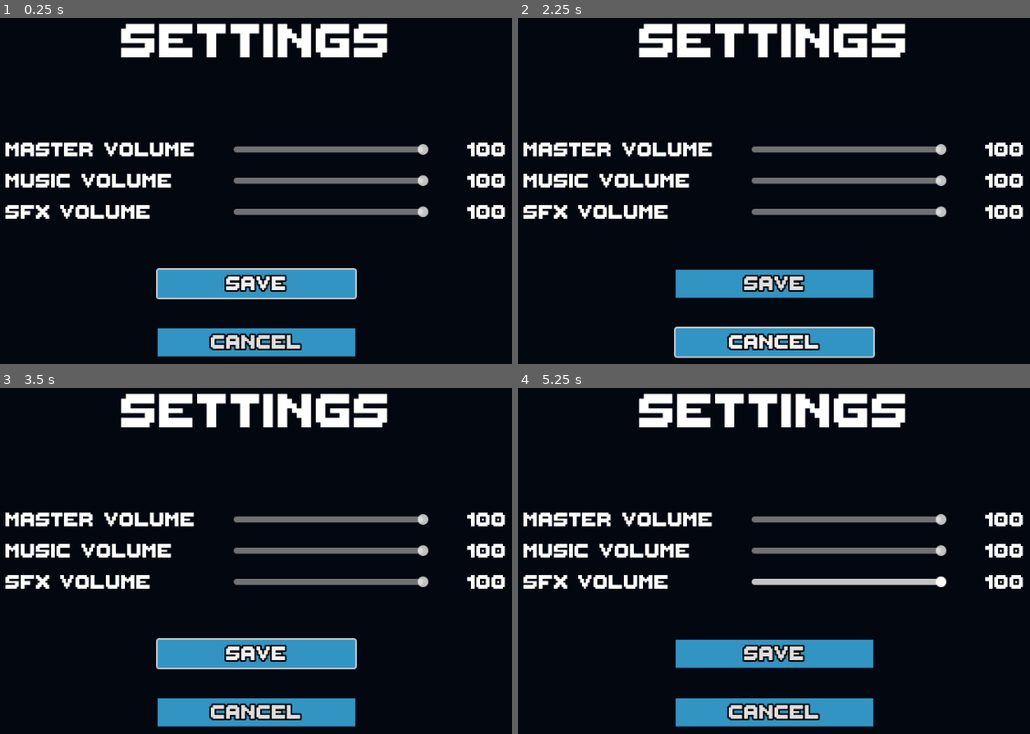
Above: before the commit, frames 1-4 (two rows, left to right).
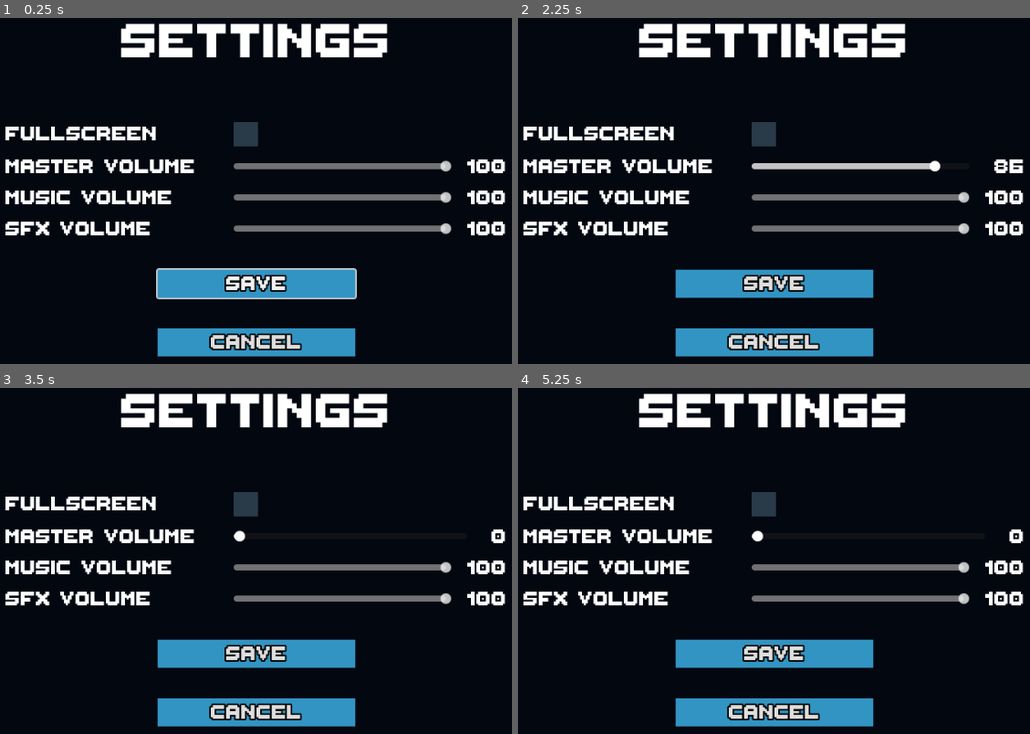
Above: after the commit, the same moments.

Repository: Una1n/Arkanoid
Game: Godot game, scene res://scenes/ui/settings_menu.tscn
Same seed, same stepped clock (60 frames per second), same inputs: the game is played once before the commit and once after it. This scene is started directly instead of the project's main scene.
Inputs (mouse positions are in pixels of both pictures, inside the frame that each line leads up to):
- Up to frame 1 (0.25 s): no input
- Up to frame 2 (2.25 s): click "save" at 0.5 s; click "cancel" at 1.25 s; move the mouse to (932, 159) at 2.02 s; press the mouse at (932, 159) at 2.03 s; hold L (debug_ball_right) from 2.03 s (still down)
- Up to frame 3 (3.5 s): move the mouse to (112, 571) at 2.77 s; release L (debug_ball_right) at 2.78 s; release the mouse at (112, 571) at 2.78 s; hold A (move_left) from 2.78 s (still down); click (112, 571) at 2.85 s
- Up to frame 4 (5.25 s): move the mouse to (845, 460) at 3.52 s; release A (move_left) at 3.53 s; press the mouse at (845, 460) at 3.53 s; hold L (debug_ball_right) 3.53-5.03 s; move the mouse to (738, 633) at 4.27 s; release the mouse at (738, 633) at 4.28 s; click (738, 633) at 4.35 s; move the mouse to (994, 612) at 5.02 s; press the mouse at (994, 612) at 5.03 s; hold A (move_left) from 5.03 s (still down)

The runs differ from the first frame. In frame 1, 13% of the frame differs, in the area x 1-99%, y 30-64%; in frame 2, 13%, in the area x 1-99%, y 30-99%; in frame 3, 12%; in frame 4, 12%.

Commit message:
Added Fullscreen setting to settings menu

Diff:
--- a/scenes/ui/settings_menu.tscn
+++ b/scenes/ui/settings_menu.tscn
@@ -1,8 +1,34 @@
-[gd_scene load_steps=2 format=3 uid="uid://bam0n3u40gc5d"]
+[gd_scene load_steps=9 format=3 uid="uid://bam0n3u40gc5d"]
 
 [ext_resource type="Script" path="res://scripts/settings_menu.gd" id="1_5qdnk"]
-
-[node name="SettingsMenu" type="Control" node_paths=PackedStringArray("background", "master_volume_label", "music_volume_label", "sfx_volume_label", "master_slider", "music_slider", "sfx_slider")]
+[ext_resource type="Texture2D" uid="uid://dsyj3w4s364th" path="res://assets/BreakOut Assets x2.png" id="2_v5fjf"]
+
+[sub_resource type="AtlasTexture" id="AtlasTexture_pnwh0"]
+atlas = ExtResource("2_v5fjf")
+region = Rect2(320, 224, 32, 32)
+
+[sub_resource type="AtlasTexture" id="AtlasTexture_mq2cq"]
+atlas = ExtResource("2_v5fjf")
+region = Rect2(736, 192, 32, 32)
+
+[sub_resource type="StyleBoxEmpty" id="StyleBoxEmpty_7f81y"]
+
+[sub_resource type="StyleBoxEmpty" id="StyleBoxEmpty_by8n3"]
+
+[sub_resource type="StyleBoxEmpty" id="StyleBoxEmpty_ej0ke"]
+
+[sub_resource type="StyleBoxFlat" id="StyleBoxFlat_j63qn"]
+bg_color = Color(0.266667, 0.631373, 0.890196, 1)
+draw_center = false
+border_width_left = 4
+border_width_top = 4
+border_width_right = 4
+border_width_bottom = 4
+expand_margin_left = 4.0
+expand_margin_right = 4.0
+anti_aliasing = false
+
+[node name="SettingsMenu" type="Control" node_paths=PackedStringArray("background", "master_volume_label", "music_volume_label", "sfx_volume_label", "master_slider", "music_slider", "sfx_slider", "fullscreen_label", "fullscreen_checkbox")]
 layout_mode = 3
 anchors_preset = 15
 anchor_right = 1.0
@@ -11,12 +37,14 @@
 grow_vertical = 2
 script = ExtResource("1_5qdnk")
 background = NodePath("Background")
-master_volume_label = NodePath("MarginContainer/GridContainer/MasterVolumeLabel")
-music_volume_label = NodePath("MarginContainer/GridContainer/MusicVolumeLabel")
-sfx_volume_label = NodePath("MarginContainer/GridContainer/SFXVolumeLabel")
-master_slider = NodePath("MarginContainer/GridContainer/MasterSlider")
-music_slider = NodePath("MarginContainer/GridContainer/MusicSlider")
-sfx_slider = NodePath("MarginContainer/GridContainer/SFXSlider")
+master_volume_label = NodePath("MarginContainer/GridContainer/MasterContainer/MasterVolumeLabel")
+music_volume_label = NodePath("MarginContainer/GridContainer/MusicContainer/MusicVolumeLabel")
+sfx_volume_label = NodePath("MarginContainer/GridContainer/SFXContainer/SFXVolumeLabel")
+master_slider = NodePath("MarginContainer/GridContainer/MasterContainer/MasterSlider")
+music_slider = NodePath("MarginContainer/GridContainer/MusicContainer/MusicSlider")
+sfx_slider = NodePath("MarginContainer/GridContainer/SFXContainer/SFXSlider")
+fullscreen_label = NodePath("MarginContainer/GridContainer/FullscreenLabel")
+fullscreen_checkbox = NodePath("MarginContainer/GridContainer/FullscreenCheckbox")
 
 [node name="Background" type="ColorRect" parent="."]
 modulate = Color(1, 1, 1, 0)
@@ -54,27 +82,54 @@
 layout_mode = 2
 size_flags_vertical = 4
 theme_override_constants/h_separation = 50
-columns = 3
-
-[node name="MasterLabel" type="Label" parent="MarginContainer/GridContainer"]
-layout_mode = 2
-text = "Master volume"
-
-[node name="MasterSlider" type="HSlider" parent="MarginContainer/GridContainer"]
-layout_mode = 2
-size_flags_horizontal = 3
-size_flags_vertical = 4
+columns = 2
+
+[node name="FullscreenLabel" type="Label" parent="MarginContainer/GridContainer"]
+layout_mode = 2
+text = "fullscreen"
+
+[node name="FullscreenCheckbox" type="CheckBox" parent="MarginContainer/GridContainer"]
+layout_mode = 2
+size_flags_horizontal = 0
 focus_neighbor_left = NodePath("../../MarginContainer/VBoxContainer/CancelButton")
 focus_neighbor_top = NodePath("../../MarginContainer/VBoxContainer/CancelButton")
-focus_neighbor_right = NodePath("../MusicSlider")
-focus_neighbor_bottom = NodePath("../MusicSlider")
-focus_next = NodePath("../MusicSlider")
+focus_neighbor_right = NodePath("../MasterContainer/MasterSlider")
+focus_neighbor_bottom = NodePath("../MasterContainer/MasterSlider")
+focus_next = NodePath("../MasterContainer/MasterSlider")
 focus_previous = NodePath("../../MarginContainer/VBoxContainer/CancelButton")
+theme_override_icons/checked = SubResource("AtlasTexture_pnwh0")
+theme_override_icons/unchecked = SubResource("AtlasTexture_mq2cq")
+theme_override_styles/normal = SubResource("StyleBoxEmpty_7f81y")
+theme_override_styles/pressed = SubResource("StyleBoxEmpty_by8n3")
+theme_override_styles/hover_pressed = SubResource("StyleBoxEmpty_ej0ke")
+theme_override_styles/focus = SubResource("StyleBoxFlat_j63qn")
+flat = true
+
+[node name="MasterLabel" type="Label" parent="MarginContainer/GridContainer"]
+layout_mode = 2
+text = "Master volume"
+
+[node name="MasterContainer" type="HBoxContainer" parent="MarginContainer/GridContainer"]
+layout_mode = 2
+size_flags_horizontal = 3
+theme_override_constants/separation = 20
+
+[node name="MasterSlider" type="HSlider" parent="MarginContainer/GridContainer/MasterContainer"]
+layout_mode = 2
+size_flags_horizontal = 3
+size_flags_vertical = 4
+focus_neighbor_left = NodePath("../../FullscreenCheckbox")
+focus_neighbor_top = NodePath("../../FullscreenCheckbox")
+focus_neighbor_right = NodePath("../../MusicContainer/MusicSlider")
+focus_neighbor_bottom = NodePath("../../MusicContainer/MusicSlider")
+focus_next = NodePath("../../MusicContainer/MusicSlider")
+focus_previous = NodePath("../../../MarginContainer/VBoxContainer/CancelButton")
 value = 100.0
 rounded = true
 
-[node name="MasterVolumeLabel" type="Label" parent="MarginContainer/GridContainer"]
-layout_mode = 2
+[node name="MasterVolumeLabel" type="Label" parent="MarginContainer/GridContainer/MasterContainer"]
+layout_mode = 2
+size_flags_horizontal = 8
 text = "100"
 horizontal_alignment = 2
 
@@ -82,21 +137,26 @@
 layout_mode = 2
 text = "Music volume"
 
-[node name="MusicSlider" type="HSlider" parent="MarginContainer/GridContainer"]
-layout_mode = 2
-size_flags_horizontal = 3
-size_flags_vertical = 4
-focus_neighbor_left = NodePath("../MasterSlider")
-focus_neighbor_top = NodePath("../MasterSlider")
-focus_neighbor_right = NodePath("../SFXSlider")
-focus_neighbor_bottom = NodePath("../SFXSlider")
-focus_next = NodePath("../SFXSlider")
-focus_previous = NodePath("../MasterSlider")
+[node name="MusicContainer" type="HBoxContainer" parent="MarginContainer/GridContainer"]
+layout_mode = 2
+theme_override_constants/separation = 20
+
+[node name="MusicSlider" type="HSlider" parent="MarginContainer/GridContainer/MusicContainer"]
+layout_mode = 2
+size_flags_horizontal = 3
+size_flags_vertical = 4
+focus_neighbor_left = NodePath("../../MasterContainer/MasterSlider")
+focus_neighbor_top = NodePath("../../MasterContainer/MasterSlider")
+focus_neighbor_right = NodePath("../../SFXContainer/SFXSlider")
+focus_neighbor_bottom = NodePath("../../SFXContainer/SFXSlider")
+focus_next = NodePath("../../SFXContainer/SFXSlider")
+focus_previous = NodePath("../../MasterContainer/MasterSlider")
 value = 80.0
 rounded = true
 
-[node name="MusicVolumeLabel" type="Label" parent="MarginContainer/GridContainer"]
-layout_mode = 2
+[node name="MusicVolumeLabel" type="Label" parent="MarginContainer/GridContainer/MusicContainer"]
+layout_mode = 2
+size_flags_horizontal = 8
 text = " 80"
 horizontal_alignment = 2
 
@@ -104,21 +164,26 @@
 layout_mode = 2
 text = "SFX volume"
 
-[node name="SFXSlider" type="HSlider" parent="MarginContainer/GridContainer"]
-layout_mode = 2
-size_flags_horizontal = 3
-size_flags_vertical = 4
-focus_neighbor_left = NodePath("../MusicSlider")
-focus_neighbor_top = NodePath("../MusicSlider")
-focus_neighbor_right = NodePath("../../MarginContainer/VBoxContainer/SaveButton")
-focus_neighbor_bottom = NodePath("../../MarginContainer/VBoxContainer/SaveButton")
-focus_next = NodePath("../../MarginContainer/VBoxContainer/SaveButton")
-focus_previous = NodePath("../MusicSlider")
+[node name="SFXContainer" type="HBoxContainer" parent="MarginContainer/GridContainer"]
+layout_mode = 2
+theme_override_constants/separation = 20
+
+[node name="SFXSlider" type="HSlider" parent="MarginContainer/GridContainer/SFXContainer"]
+layout_mode = 2
+size_flags_horizontal = 3
+size_flags_vertical = 4
+focus_neighbor_left = NodePath("../../MusicContainer/MusicSlider")
+focus_neighbor_top = NodePath("../../MusicContainer/MusicSlider")
+focus_neighbor_right = NodePath("../../../MarginContainer/VBoxContainer/SaveButton")
+focus_neighbor_bottom = NodePath("../../../MarginContainer/VBoxContainer/SaveButton")
+focus_next = NodePath("../../../MarginContainer/VBoxContainer/SaveButton")
+focus_previous = NodePath("../../MusicContainer/MusicSlider")
 value = 80.0
 rounded = true
 
-[node name="SFXVolumeLabel" type="Label" parent="MarginContainer/GridContainer"]
-layout_mode = 2
+[node name="SFXVolumeLabel" type="Label" parent="MarginContainer/GridContainer/SFXContainer"]
+layout_mode = 2
+size_flags_horizontal = 8
 text = " 80"
 horizontal_alignment = 2
 
@@ -137,12 +202,12 @@
 [node name="SaveButton" type="Button" parent="MarginContainer/MarginContainer/VBoxContainer"]
 unique_name_in_owner = true
 layout_mode = 2
-focus_neighbor_left = NodePath("../../../GridContainer/SFXSlider")
-focus_neighbor_top = NodePath("../../../GridContainer/SFXSlider")
+focus_neighbor_left = NodePath("../../../GridContainer/SFXContainer/SFXSlider")
+focus_neighbor_top = NodePath("../../../GridContainer/SFXContainer/SFXSlider")
 focus_neighbor_right = NodePath("../CancelButton")
 focus_neighbor_bottom = NodePath("../CancelButton")
 focus_next = NodePath("../CancelButton")
-focus_previous = NodePath("../../../GridContainer/SFXSlider")
+focus_previous = NodePath("../../../GridContainer/SFXContainer/SFXSlider")
 text = "save"
 
 [node name="CancelButton" type="Button" parent="MarginContainer/MarginContainer/VBoxContainer"]
@@ -150,14 +215,14 @@
 layout_mode = 2
 focus_neighbor_left = NodePath("../SaveButton")
 focus_neighbor_top = NodePath("../SaveButton")
-focus_neighbor_right = NodePath("../../../GridContainer/MasterSlider")
-focus_neighbor_bottom = NodePath("../../../GridContainer/MasterSlider")
-focus_next = NodePath("../../../GridContainer/MasterSlider")
+focus_neighbor_right = NodePath("../../../GridContainer/FullscreenCheckbox")
+focus_neighbor_bottom = NodePath("../../../GridContainer/FullscreenCheckbox")
+focus_next = NodePath("../../../GridContainer/FullscreenCheckbox")
 focus_previous = NodePath("../SaveButton")
 text = "cancel"
 
-[connection signal="value_changed" from="MarginContainer/GridContainer/MasterSlider" to="." method="_on_master_slider_value_changed"]
-[connection signal="value_changed" from="MarginContainer/GridContainer/MusicSlider" to="." method="_on_music_slider_value_changed"]
-[connection signal="value_changed" from="MarginContainer/GridContainer/SFXSlider" to="." method="_on_sfx_slider_value_changed"]
+[connection signal="value_changed" from="MarginContainer/GridContainer/MasterContainer/MasterSlider" to="." method="_on_master_slider_value_changed"]
+[connection signal="value_changed" from="MarginContainer/GridContainer/MusicContainer/MusicSlider" to="." method="_on_music_slider_value_changed"]
+[connection signal="value_changed" from="MarginContainer/GridContainer/SFXContainer/SFXSlider" to="." method="_on_sfx_slider_value_changed"]
 [connection signal="pressed" from="MarginContainer/MarginContainer/VBoxContainer/SaveButton" to="." method="_on_save_button_pressed"]
 [connection signal="pressed" from="MarginContainer/MarginContainer/VBoxContainer/CancelButton" to="." method="_on_cancel_button_pressed"]
--- a/scripts/settings_menu.gd
+++ b/scripts/settings_menu.gd
@@ -9,6 +9,9 @@
 @export var master_slider: HSlider
 @export var music_slider: HSlider
 @export var sfx_slider: HSlider
+
+@export var fullscreen_label: Label
+@export var fullscreen_checkbox: CheckBox
 
 var slider_granularity: int = 100
 var user_preferences: UserPreferences
@@ -28,6 +31,12 @@
 	user_preferences = UserPreferences.load_or_create()
 
 	if is_instance_valid(user_preferences):
+		if Utils.get_current_os() == Utils.OS_TYPES.WEB:
+			fullscreen_checkbox.hide()
+			fullscreen_label.hide()
+		else:
+			fullscreen_checkbox.set_pressed_no_signal(user_preferences.fullscreen)
+
 		master_slider.value = user_preferences.master_audio_level * slider_granularity
 		music_slider.value = user_preferences.music_audio_level * slider_granularity
 		sfx_slider.value = user_preferences.sfx_audio_level * slider_granularity
@@ -53,8 +62,10 @@
 	AudioManager.set_master_volume(master_slider.value / slider_granularity)
 	AudioManager.set_music_volume(music_slider.value / slider_granularity)
 	AudioManager.set_sfx_volume(sfx_slider.value / slider_granularity)
+	Utils.set_fullscreen(fullscreen_checkbox.is_pressed())
 
 	if is_instance_valid(user_preferences):
+		user_preferences.fullscreen = fullscreen_checkbox.is_pressed()
 		user_preferences.master_audio_level = master_slider.value / slider_granularity
 		user_preferences.music_audio_level = music_slider.value / slider_granularity
 		user_preferences.sfx_audio_level = sfx_slider.value / slider_granularity
